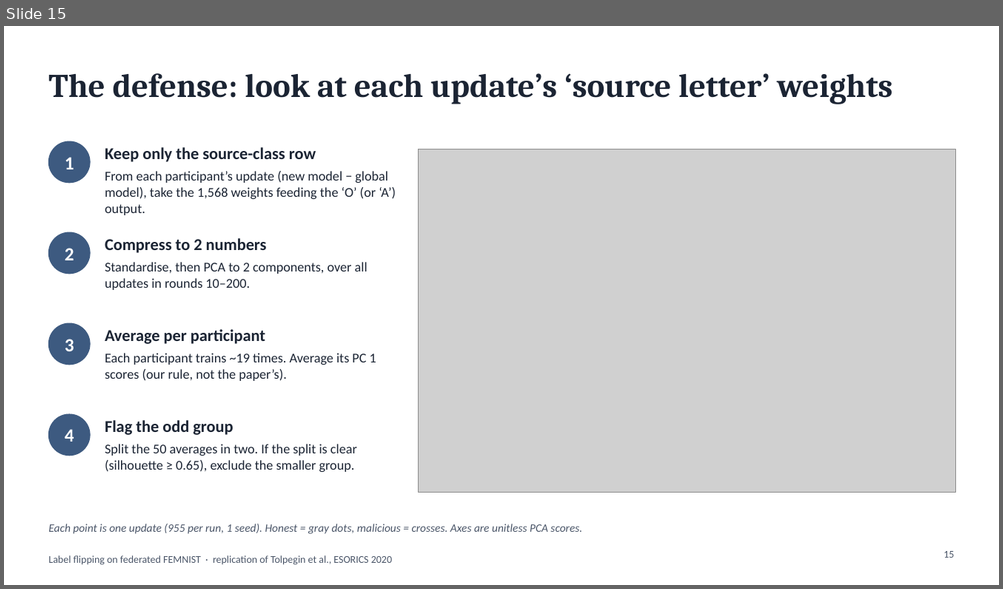
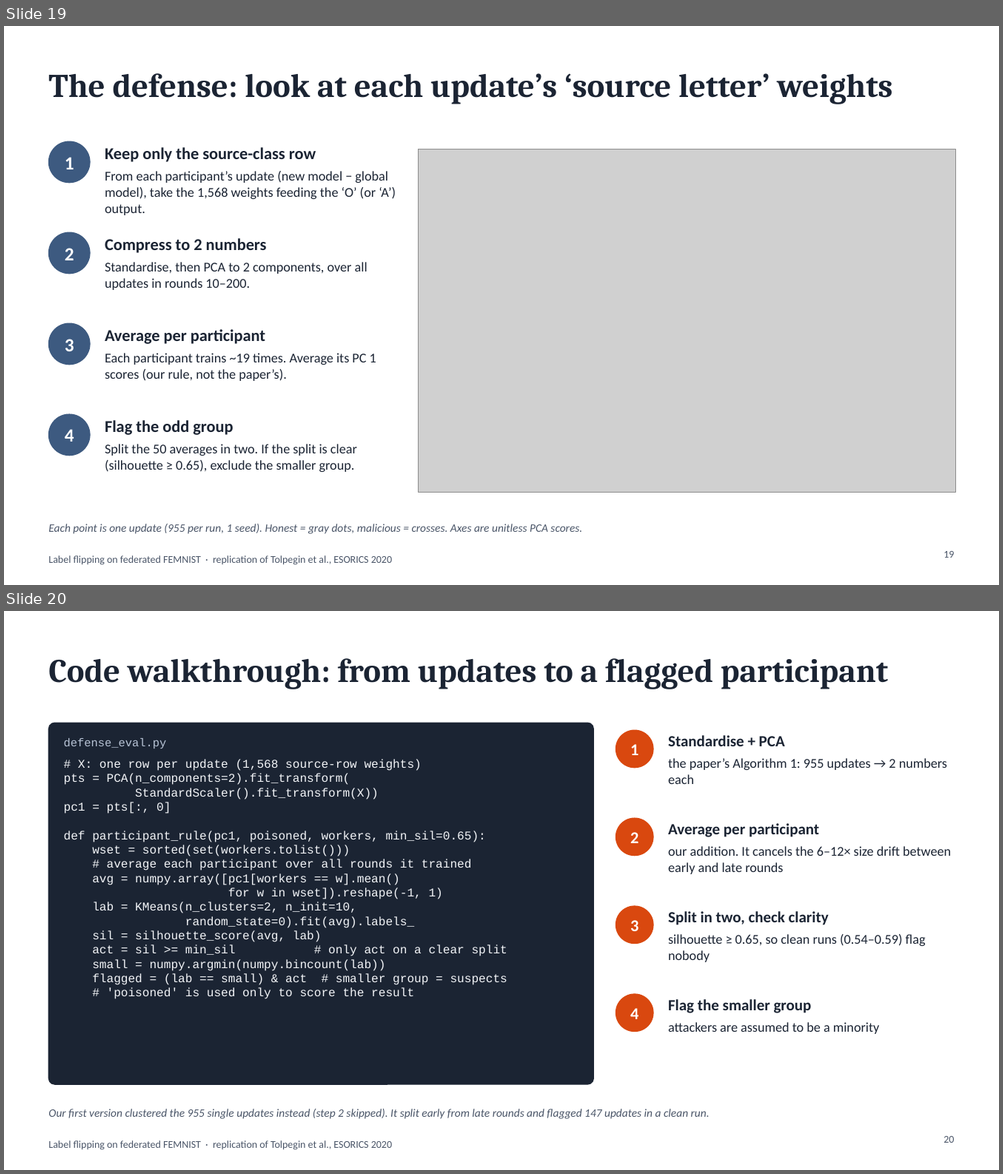
Before and after one commit to wetthamm/FederatedLearning, a slide deck: writeup/FEMNIST_label_flipping.pptx. Shown one above the other, each under a label of ours: slide 15 before the commit, slides 19 and 20 after it. The pictures are 1003x589 and 1003x1174 pixels, drawn with LibreOffice and Linux fonts; fonts in the diff are those of the drawing; grey boxes stand for pictures. Boxes give left, top, right and bottom in pixels: in the first picture for what was removed or moved away, otherwise in the second. Text is boxed around its words. In the diff, an @@ line names an element or a change of style, - is before the commit and + after.

```diff
--- a/writeup/FEMNIST_label_flipping.pptx
+++ b/writeup/FEMNIST_label_flipping.pptx
@@ slide 20 added at bbox=[4, 611, 999, 1170], background #FFFFFF; not listed: 1 template element that a slide beside it also shows @@
@@ title added at bbox=[48, 658, 888, 689], 32 pt, text #1B2433, bold @@
+Code walkthrough: from updates to a flagged participant
@@ rounded rectangle added at bbox=[48, 723, 594, 1085], fill #1B2433, outline #1B2433 1 pt @@
@@ text added at bbox=[64, 738, 167, 749], 11 pt, text #B8C4D6 @@
+defense_eval.py
@@ ellipse added at bbox=[616, 730, 653, 768], fill #D9480F, outline #D9480F 1 pt @@
@@ text added at bbox=[668, 735, 785, 746], 15 pt, text #1B2433, bold @@
+Standardise + PCA
@@ text added at bbox=[64, 759, 507, 999], 11.5 pt, text #F3F5F8 @@
+# X: one row per update (1,568 source-row weights)
+pts = PCA(n_components=2).fit_transform(
+StandardScaler().fit_transform(X))
+pc1 = pts[:, 0]
+def participant_rule(pc1, poisoned, workers, min_sil=0.65):
+wset = sorted(set(workers.tolist()))
+# average each participant over all rounds it trained
+avg = numpy.array([pc1[workers == w].mean()
+for w in wset]).reshape(-1, 1)
+lab = KMeans(n_clusters=2, n_init=10,
+random_state=0).fit(avg).labels_
+sil = silhouette_score(avg, lab)
+act = sil >= min_sil # only act on a clear split
+small = numpy.argmin(numpy.bincount(lab))
+flagged = (lab == small) & act # smaller group = suspects
+# 'poisoned' is used only to score the result
@@ text added at bbox=[630, 744, 638, 755], 16 pt, text #FFFFFF, bold @@
+1
@@ text added at bbox=[668, 758, 947, 784], 13 pt, text #1B2433 @@
+the paper’s Algorithm 1: 955 updates → 2 numbers each
@@ ellipse added at bbox=[616, 818, 653, 856], fill #D9480F, outline #D9480F 1 pt @@
@@ text added at bbox=[630, 832, 638, 843], 16 pt, text #FFFFFF, bold @@
+2
@@ text added at bbox=[668, 823, 819, 837], 15 pt, text #1B2433, bold @@
+Average per participant
@@ text added at bbox=[668, 846, 950, 874], 13 pt, text #1B2433 @@
+our addition. It cancels the 6–12× size drift between early and late rounds
@@ ellipse added at bbox=[616, 906, 653, 944], fill #D9480F, outline #D9480F 1 pt @@
@@ text added at bbox=[630, 920, 638, 931], 16 pt, text #FFFFFF, bold @@
+3
@@ text added at bbox=[668, 911, 828, 925], 15 pt, text #1B2433, bold @@
+Split in two, check clarity
@@ text added at bbox=[668, 934, 925, 963], 13 pt, text #1B2433 @@
+silhouette ≥ 0.65, so clean runs (0.54–0.59) flag nobody
@@ ellipse added at bbox=[616, 994, 653, 1032], fill #D9480F, outline #D9480F 1 pt @@
@@ text added at bbox=[630, 1008, 638, 1019], 16 pt, text #FFFFFF, bold @@
+4
@@ text added at bbox=[668, 999, 811, 1014], 15 pt, text #1B2433, bold @@
+Flag the smaller group
@@ text added at bbox=[668, 1022, 879, 1034], 13 pt, text #1B2433 @@
+attackers are assumed to be a minority
@@ text added at bbox=[48, 1109, 709, 1119], 11 pt, text #4A5568, italic @@
+Our first version clustered the 955 single updates instead (step 2 skipped). It split early from late rounds and flagged 147 updates in a clean run.
@@ page number added at bbox=[943, 1136, 953, 1143], 10 pt, text #4A5568 @@
+20
@@ what was slide 15 is now slide 19 @@
@@ page number at bbox=[943, 551, 953, 558]: text changed @@
-15
+19
```
Also in this commit, not shown: 10 other slides added, 27 other files.
